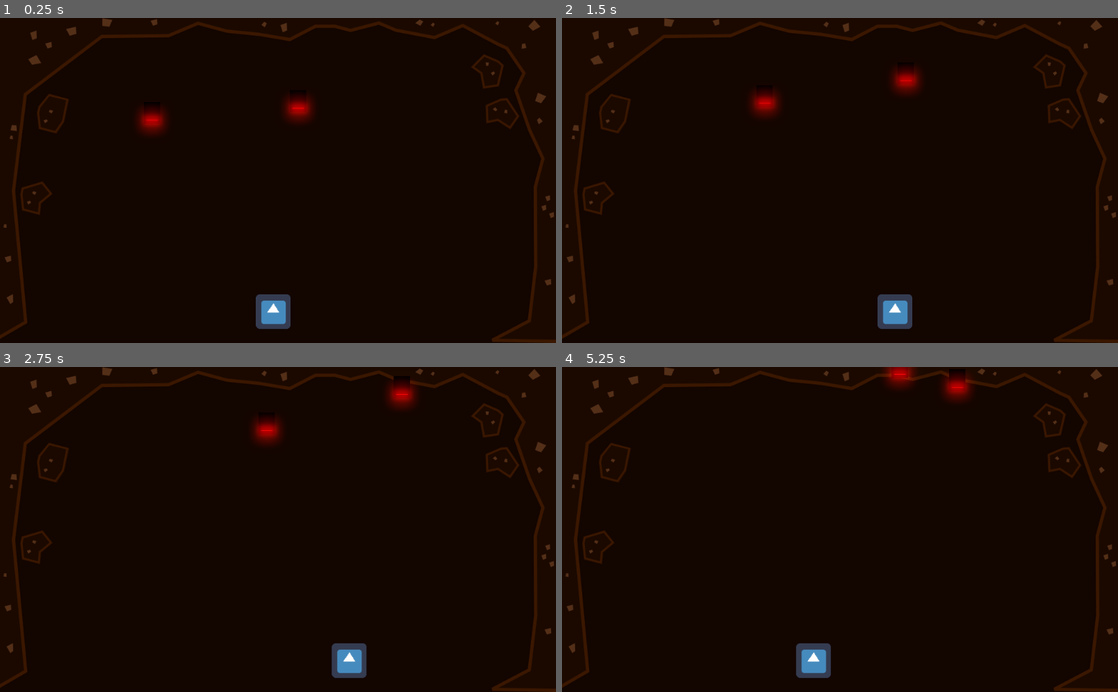
Above: before the commit, frames 1-4 (two rows, left to right).
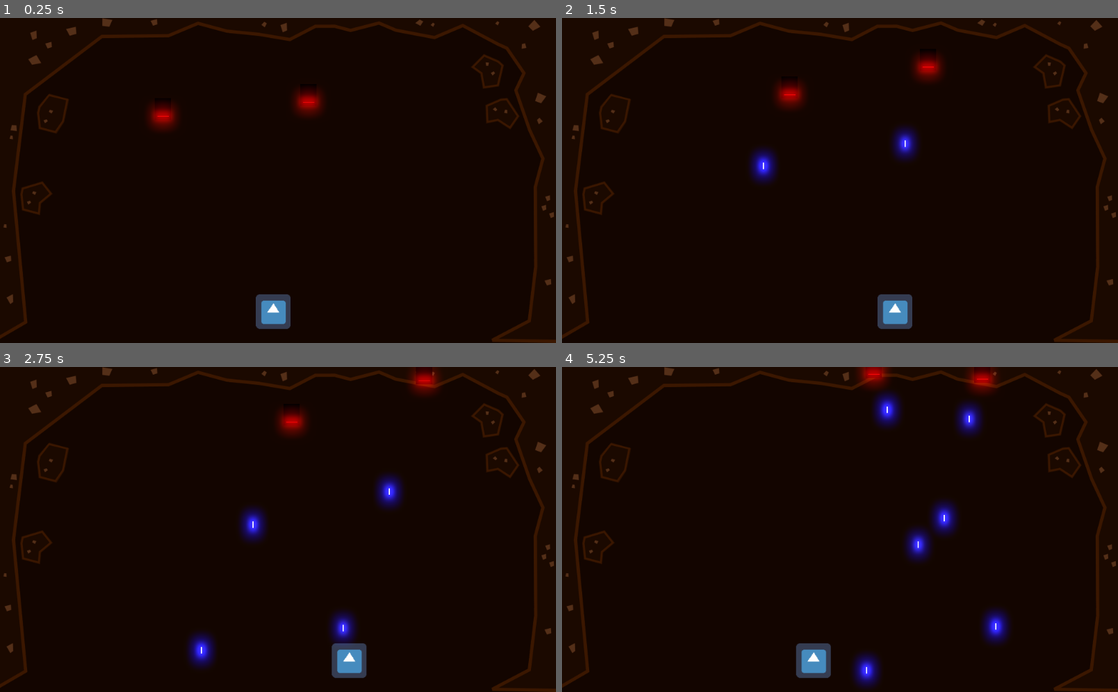
Above: after the commit, the same moments.

Repository: GameDrivenDesign/punk-wolf
Game: Godot game, scene res://game.tscn
The game is run twice, just before and just after one commit, with the same random seed, the same clock (stepped at 60 frames per second) and the same inputs. The engine's default icon, where the game draws it, is replaced by a stand-in: a white triangle on a blue panel in a dark square.
Inputs:
- Up to frame 1 (0.25 s): no input
- Up to frame 2 (1.5 s): hold Right (ui_right) 0.53-1.28 s; hold Left (ui_left) from 1.28 s (still down)
- Up to frame 3 (2.75 s): release Left (ui_left) at 2.03 s; hold Right (ui_right) from 2.03 s (still down)
- Up to frame 4 (5.25 s): release Right (ui_right) at 3.53 s; hold Left (ui_left) from 3.53 s (still down)

The runs differ from the first frame. In frame 1, 1.0% of the frame differs, in the area x 24-59%, y 22-36%; in frame 2, 2.3%; in frame 3, 3.2%; in frame 4, 3.9%, in the area x 52-81%, y 0-99%.

Commit message:
wolfs shoot projectiles

Diff:
--- a/wolf.gd
+++ b/wolf.gd
@@ -1,10 +1,13 @@
-extends RigidBody2D
+extends KinematicBody2D
 
 const SPEED = 100.0
 var to_right = true
 var position_right = Vector2(800,0)
 var position_left = Vector2(0,0)
 var direction
+
+const SPAWN_TIME = 1 #s
+var current_spawn = 0
 
 func _physics_process(delta):
 	if to_right:
@@ -15,3 +18,10 @@
 	position += motion
 	if position_right <= position || position_left >= position:
 		to_right = not to_right
+
+	current_spawn += delta
+	if current_spawn >= SPAWN_TIME:
+		current_spawn = 0
+		var projectile = preload("res://projectiles/Projectile.tscn").instance()
+		projectile.position = $ProjectileSpawn.global_position
+		get_parent().add_child(projectile)
--- a/wolf.tscn
+++ b/wolf.tscn
@@ -5,8 +5,7 @@
 [sub_resource type="RectangleShape2D" id=1]
 extents = Vector2( 26.9966, 26.4577 )
 
-[node name="Node2D" type="RigidBody2D"]
-gravity_scale = 0.0
+[node name="Wolf" type="KinematicBody2D"]
 script = ExtResource( 2 )
 
 [node name="CollisionShape2D" type="CollisionShape2D" parent="."]
@@ -31,3 +30,6 @@
 __meta__ = {
 "_edit_use_anchors_": false
 }
+
+[node name="ProjectileSpawn" type="Position2D" parent="."]
+position = Vector2( 0, 22.3611 )
